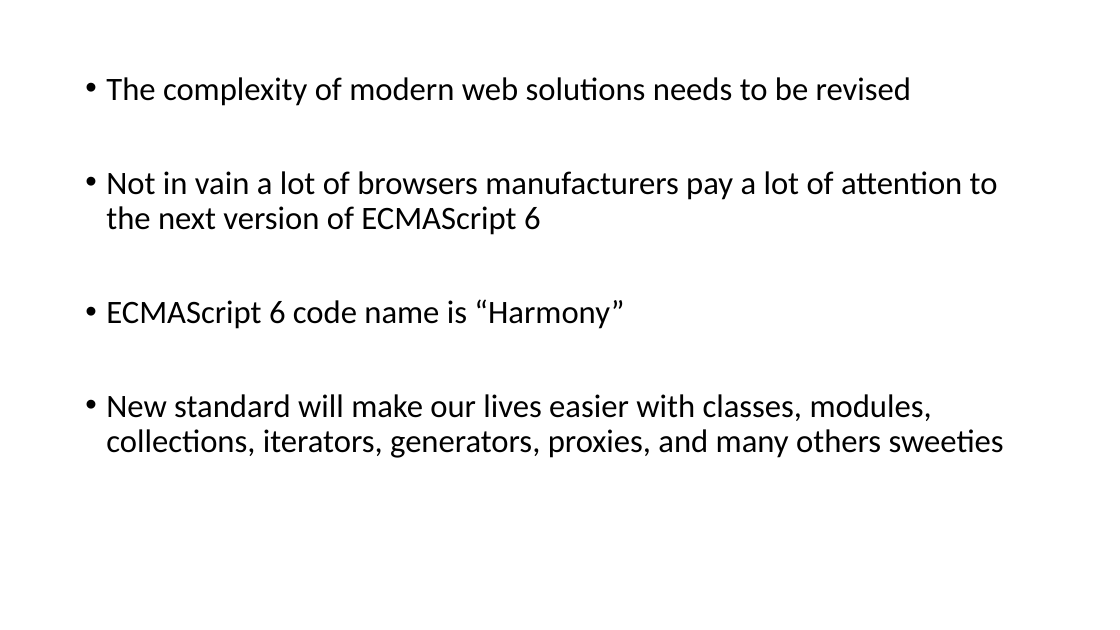
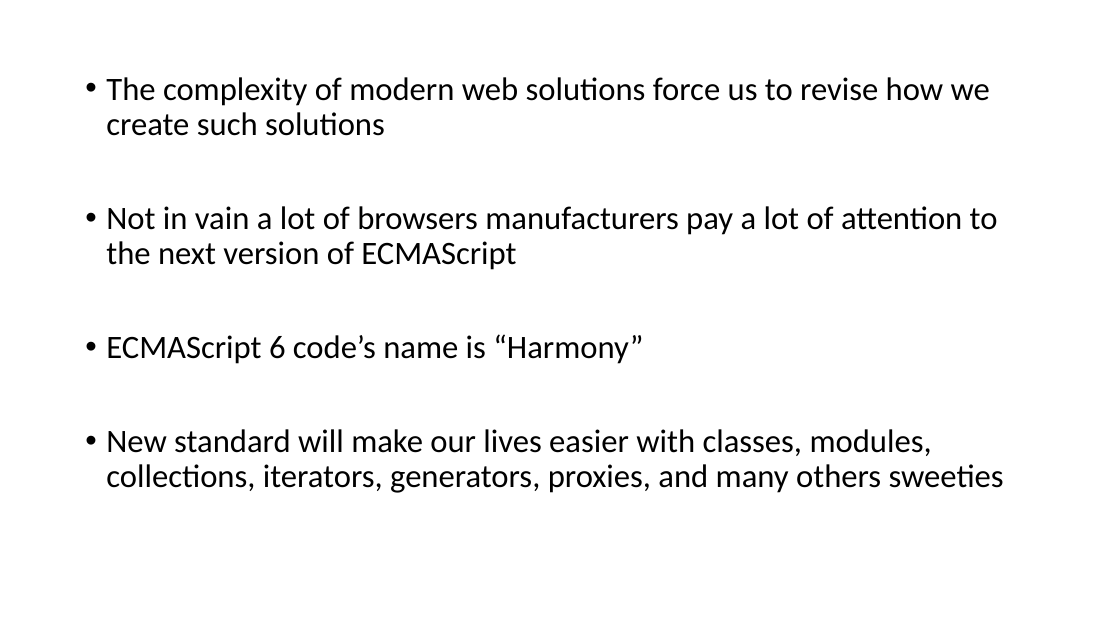
Before and after one commit to vba/presentations, a slide deck: slide 3 of 2015.js/JavaScript trends 2015.pptx. Drawn at 1120x630 pixels with LibreOffice and Linux fonts; fonts in the diff are those of the drawing. Boxes give left, top, right and bottom in pixels: in the first picture for what was removed or moved away, otherwise in the second. Text is boxed around its words. In the diff, an @@ line names an element or a change of style, - is before the commit and + after.

```diff
--- a/2015.js/JavaScript trends 2015.pptx
+++ b/2015.js/JavaScript trends 2015.pptx
@@ text at <box>106,77,998,364</box>: text changed @@
-• The complexity of modern web solutions needs to be revised
-• Not in vain a lot of browsers manufacturers pay a lot of attention to the next version of ECMAScript 6
-• ECMAScript 6 code name is “Harmony”
+• The complexity of modern web solutions force us to revise how we create such solutions
+• Not in vain a lot of browsers manufacturers pay a lot of attention to the next version of ECMAScript
+• ECMAScript 6 code’s name is “Harmony”
```
Also in this commit, not shown: 6 other slides changed, 19 slides added, 4 slides removed.
